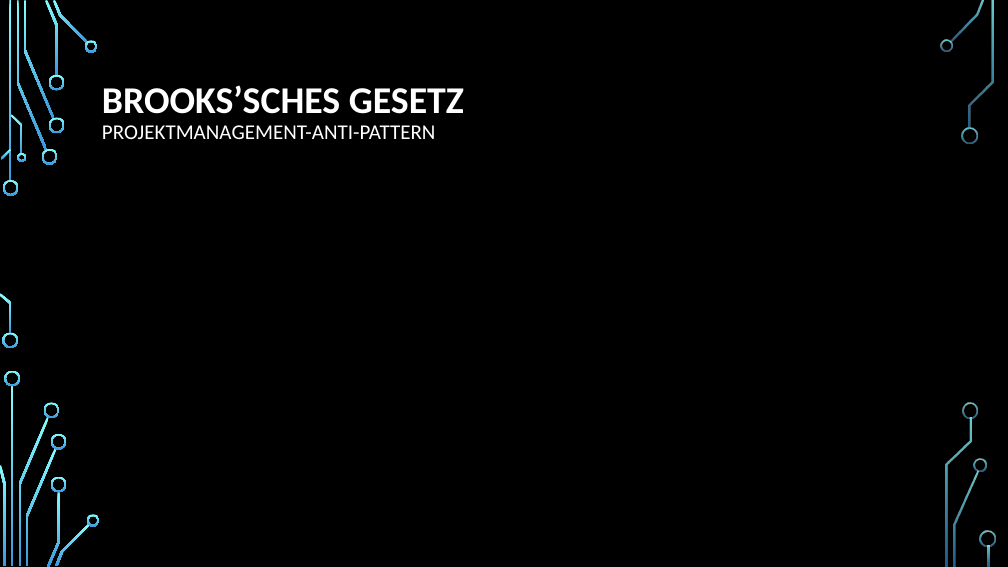
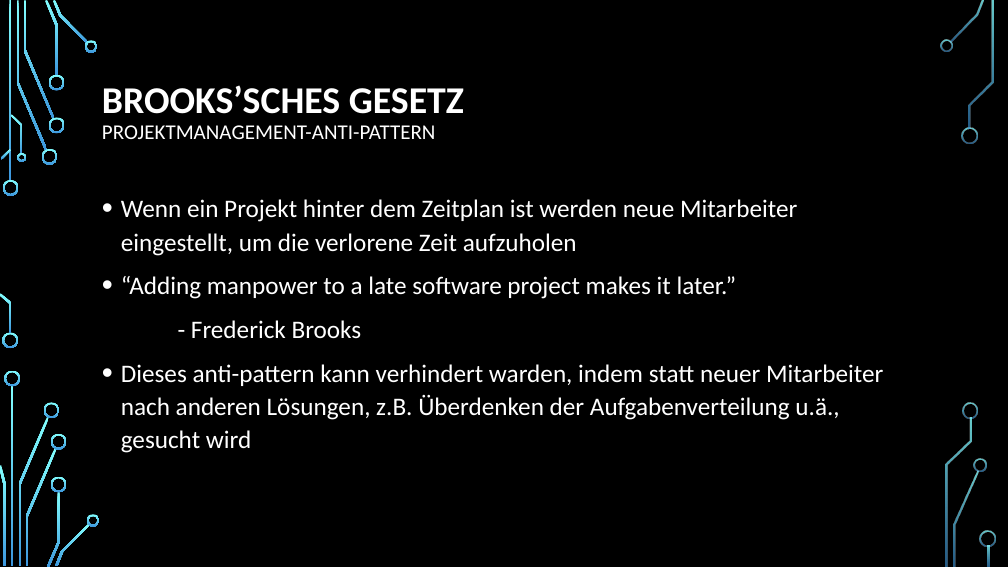
Before and after one commit to joshuaschu/E-Portfolio_Anti-Patterns, a slide deck: slide 10 of Anti-Patterns.pptx. Drawn at 1008x567 pixels with LibreOffice and Linux fonts; fonts in the diff are those of the drawing; background and template pictures are left out. Boxes give left, top, right and bottom in pixels: in the first picture for what was removed or moved away, otherwise in the second. Text is boxed around its words. In the diff, an @@ line names an element or a change of style, - is before the commit and + after.

```diff
--- a/Anti-Patterns.pptx
+++ b/Anti-Patterns.pptx
@@ text added at box(121, 199, 883, 453), 24 pt, text #FFFFFF @@
+• Wenn ein Projekt hinter dem Zeitplan ist werden neue Mitarbeiter eingestellt, um die verlorene Zeit aufzuholen
+• “Adding manpower to a late software project makes it later.”
+- Frederick Brooks
+• Dieses anti-pattern kann verhindert warden, indem statt neuer Mitarbeiter nach anderen Lösungen, z.B. Überdenken der Aufgabenverteilung u.ä., gesucht wird
```
Also in this commit, not shown: 6 other slides changed, 1 slide added.
